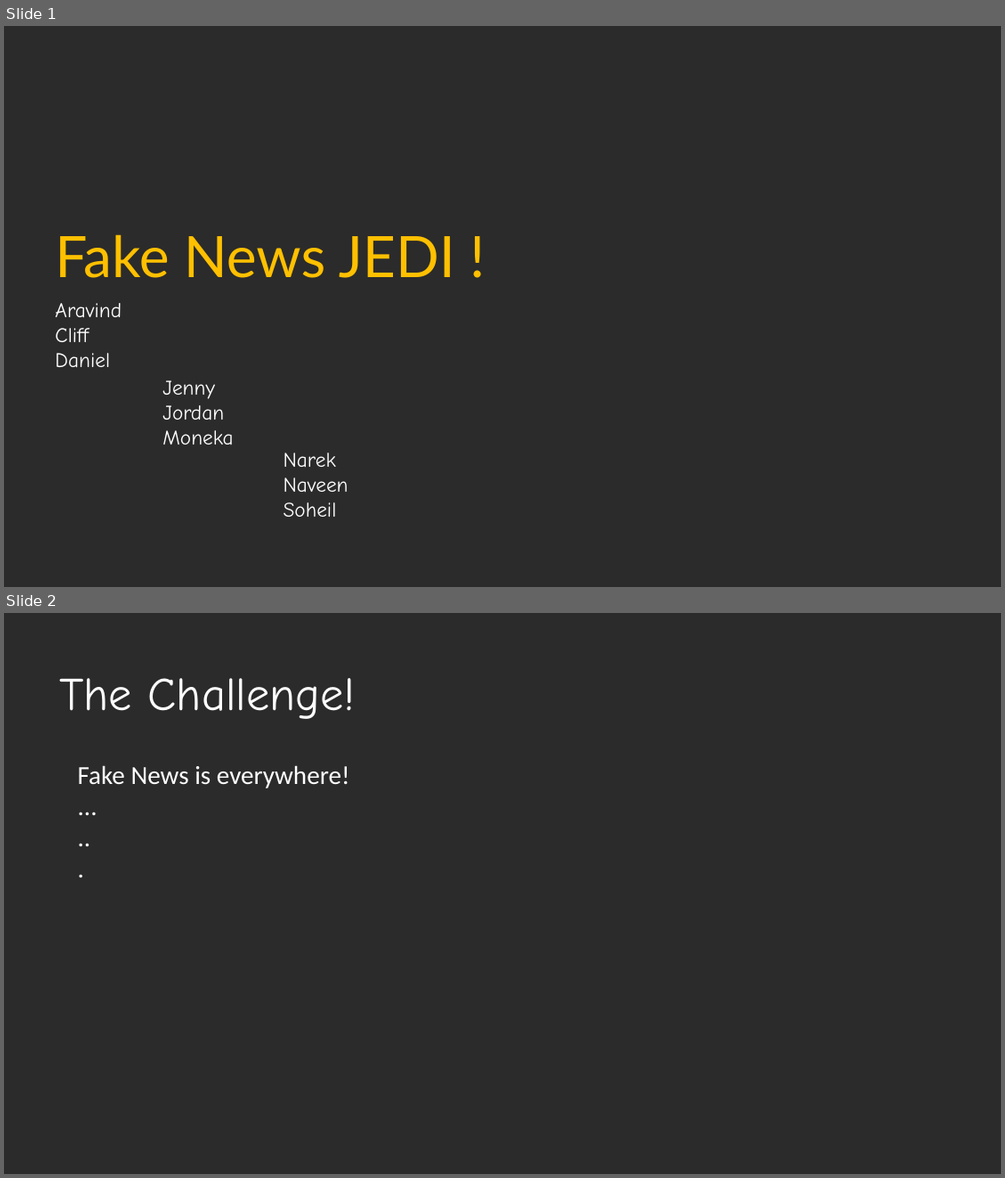
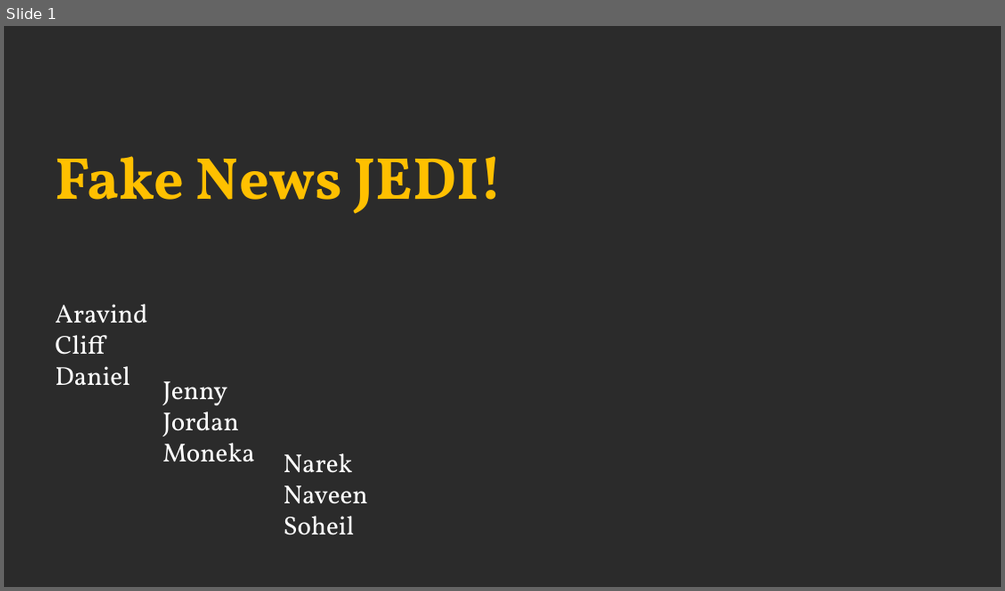
Before and after one commit to bringingjoy/fakenewsjedi, a slide deck: Hackaton Presentation.pptx. Shown one above the other, each under a label of ours: slides 1 and 2 before the commit, slide 1 after it. The pictures are 1005x1178 and 1005x591 pixels, drawn with LibreOffice and Linux fonts; fonts in the diff are those of the drawing; background and template pictures are left out; a plain dark background stands for a picture behind light text. Boxes give left, top, right and bottom in pixels: in the first picture for what was removed or moved away, otherwise in the second. Text is boxed around its words. In the diff, an @@ line names an element or a change of style, - is before the commit and + after.

```diff
--- a/Hackaton Presentation.pptx
+++ b/Hackaton Presentation.pptx
@@ slide 2 removed at [4,613,1001,1174], background picture (left out) @@
@@ text removed at [59,678,356,719] @@
-The Challenge!
@@ text removed at [78,765,350,788] @@
-Fake News is everywhere!
-...
-..
-.
@@ slide 1 changed as well @@
@@ text at [55,156,503,214]: text changed; size 55 to 57 pt; font Lato to Vollkorn; bold on @@
-Fake News JEDI !
+Fake News JEDI!
@@ size 20 to 25 pt, font Comic Neue to Vollkorn in 3 elements at [55,304,147,386], [162,381,255,462], [283,453,368,535] @@
```
Also in this commit, not shown: 1 other slide changed, 5 slides added, 3 other slides removed.
